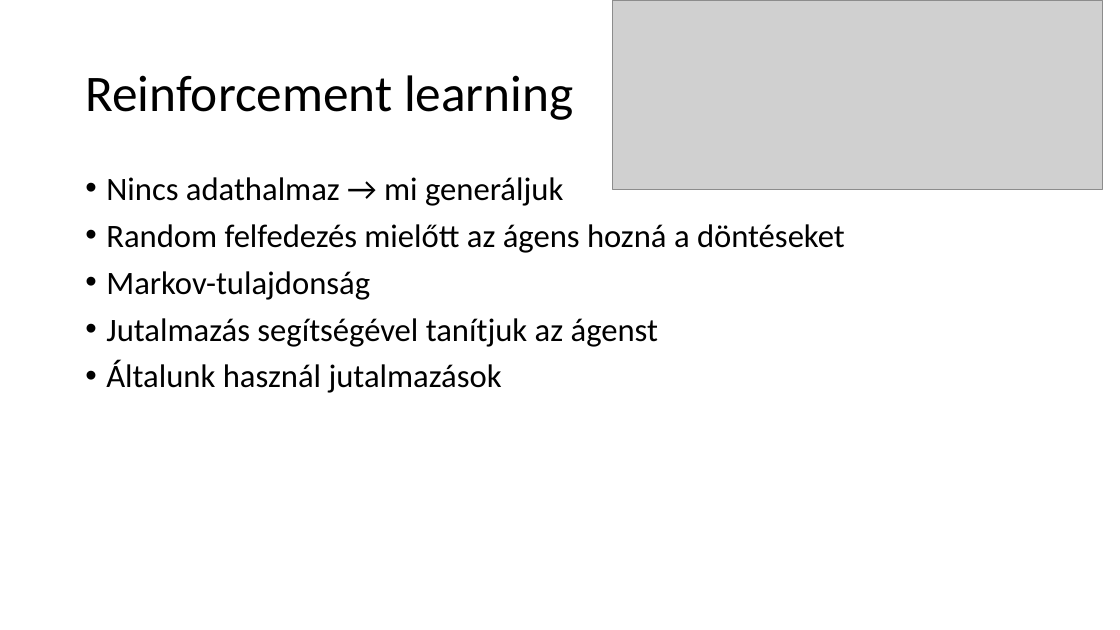
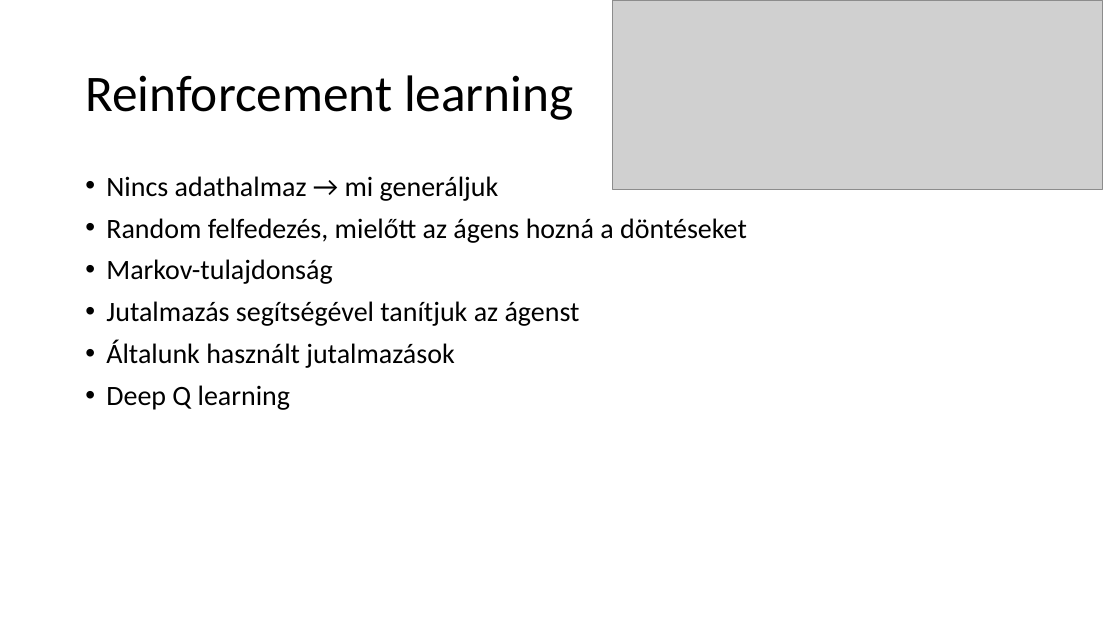
Before and after one commit to kunmts/Snake_AI_gyak, a slide deck: slide 4 of Projektmunka_KarlJanos_KunMatyas.pptx. Drawn at 1120x630 pixels with LibreOffice and Linux fonts; fonts in the diff are those of the drawing; grey boxes stand for pictures. Boxes give left, top, right and bottom in pixels: in the first picture for what was removed or moved away, otherwise in the second. Text is boxed around its words. In the diff, an @@ line names an element or a change of style, - is before the commit and + after.

```diff
--- a/Projektmunka_KarlJanos_KunMatyas.pptx
+++ b/Projektmunka_KarlJanos_KunMatyas.pptx
@@ text at <box>106,176,580,326</box>: size 28 to 24 pt in "Nincs adathalmaz → mi generáljuk", "Markov-tulajdonság", "Jutalmazás segítségével tanítjuk az ágenst" @@
@@ text at <box>106,218,747,243</box>: text changed; size 28 to 24 pt @@
-• Random felfedezés mielőtt az ágens hozná a döntéseket
+• Random felfedezés, mielőtt az ágens hozná a döntéseket
@@ text at <box>106,340,454,410</box>: text changed; size 28 to 24 pt @@
-• Általunk használ jutalmazások
+• Általunk használt jutalmazások
+• Deep Q learning
```
Also in this commit, not shown: 1 other slide changed, 9 slides added, 2 slides removed.
